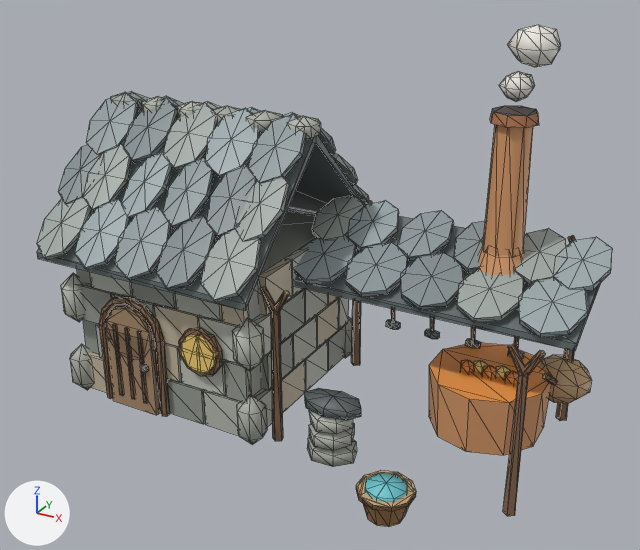
Two versions of the glTF model godot/art/models/smithy.glb, one commit apart.
Both versions are drawn from a 50 mm lens placed at (3.3, -4.95, 3.48), pointed at (0.65, -0.13, 1.07). The axes (+X, +Y, +Z) are drawn at lower left. The lights are the same throughout. The first picture is the older version. Mesh edges are drawn as thin lines.

The older version as bpy lines, for what is in view:
```python
me_body = bpy.data.meshes.new('body')
me_body.from_pydata(...)  # 2203 vertices, 3718 faces; spans x -1.26..2.44, y -1.13..1.04, z -0.06..2.22
me_body.materials.append(mat_defaultmaterial)
me_body_nl = bpy.data.meshes.new('body_nl')
me_body_nl.from_pydata(...)  # 126 vertices, 220 faces; spans x -1.22..2.38, y -0.85..0.95, z 0.37..2.73
me_body_nl.materials.append(mat_defaultmaterial_001)
ob_body = bpy.data.objects.new('body', me_body)
ob_body.location = (0.0, 0.0, 0.0)
ob_body_nl = bpy.data.objects.new('body_nl', me_body_nl)
ob_body_nl.location = (0.0, 0.0, 0.0)
```
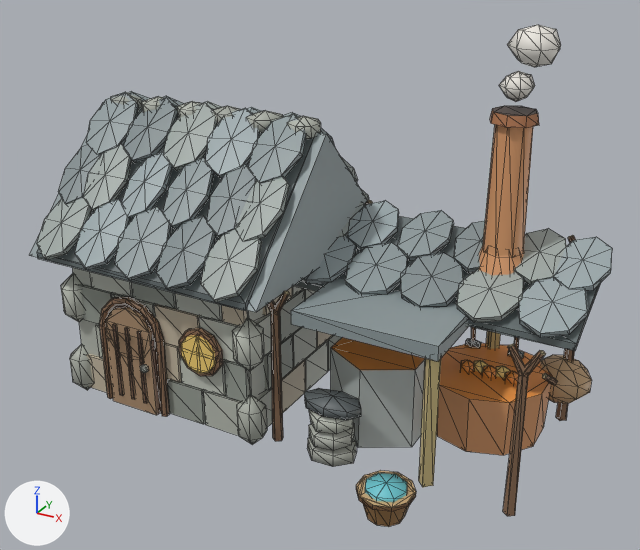
The change, as a list of edits to the scene's bpy script:
```text
Add me_body__far:
    me_body__far.from_pydata(...)  # 50 vertices, 76 faces; spans x -1.3..1.7, y -0.85..0.95, z 0.0..2.0
    me_body__far.materials.append(mat_defaultmaterial_001)
Add ob_body__far:
    ob_body__far = bpy.data.objects.new('body__far', me_body__far)
    ob_body__far.location = (0.0, 0.0, 0.0)
```

What differs and where, as boxes [x1, y1, x2, y2] in the pictures (640 x 550 px):
'body__far', added: after [30, 103, 500, 487]
